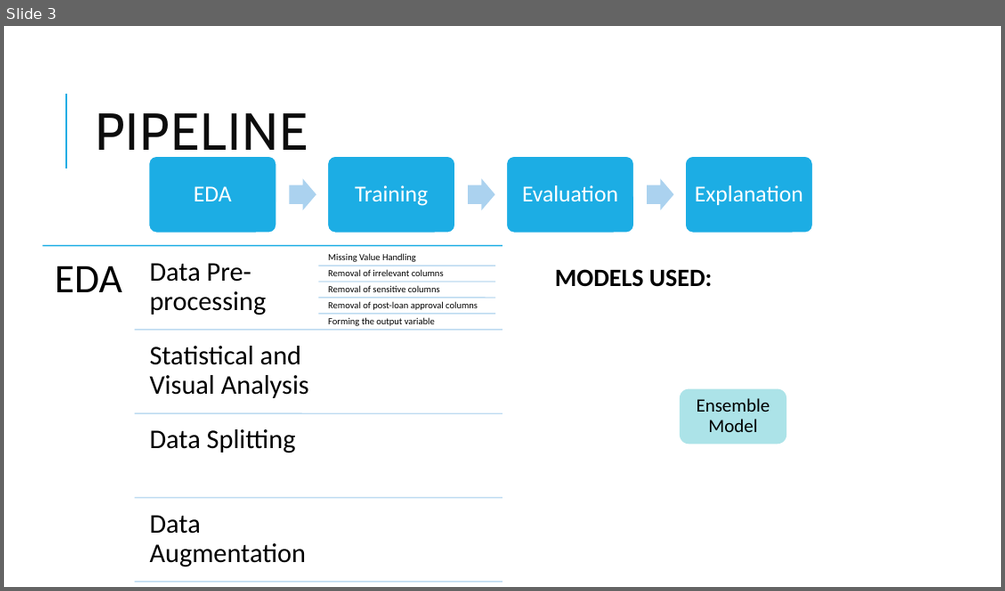
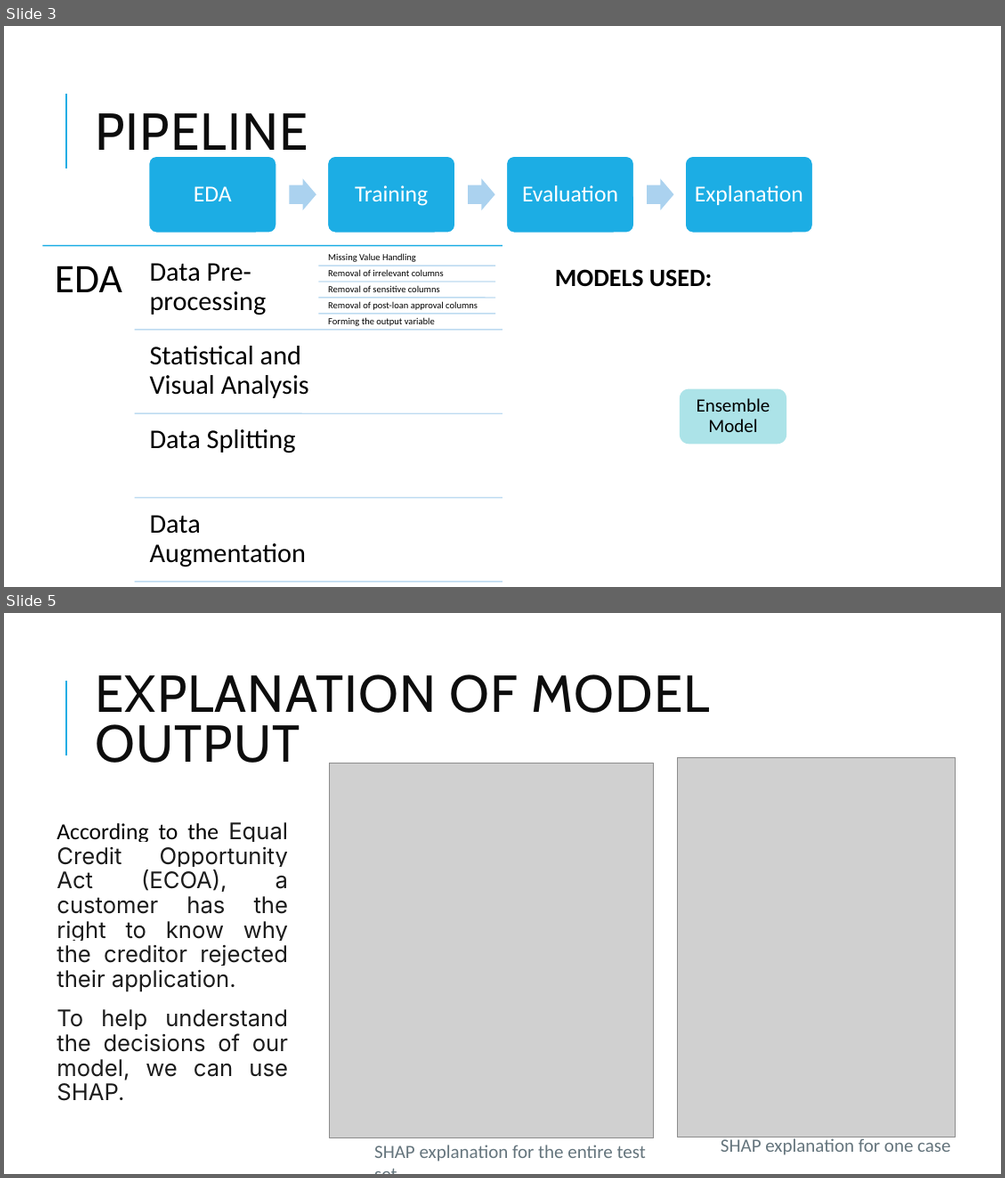
Before and after one commit to unnati026/JPMC-Case-Study, a slide deck: JPMC CCB Risk Modelling Case Study.pptx. Shown one above the other, each under a label of ours: slide 3 before the commit, slides 3 and 5 after it; the slides between them are not shown. The pictures are 1005x591 and 1005x1178 pixels, drawn with LibreOffice and Linux fonts; fonts in the diff are those of the drawing; grey boxes stand for pictures. Boxes give left, top, right and bottom in pixels: in the first picture for what was removed or moved away, otherwise in the second. Text is boxed around its words. In the diff, an @@ line names an element or a change of style, - is before the commit and + after.

```diff
--- a/JPMC CCB Risk Modelling Case Study.pptx
+++ b/JPMC CCB Risk Modelling Case Study.pptx
@@ slide 5 added at [4,613,1001,1174], background #FFFFFF; not listed: 1 template element that a slide beside it also shows @@
@@ title added at [95,674,710,763], 50 pt, text #0D0D0D @@
+EXPLANATION OF MODEL OUTPUT
@@ picture added at [330,763,654,1138] @@
@@ picture added at [678,757,956,1137] @@
@@ text added at [57,822,288,1101], 22 pt, text #1B1B1B @@
+According to the Equal Credit Opportunity Act (ECOA), a customer has the right to know why the creditor rejected their application.
+To help understand the decisions of our model, we can use SHAP.
@@ text added at [374,1144,646,1161], 18 pt, text #65757D @@
+SHAP explanation for the entire test set
@@ text added at [720,1136,950,1155], 18 pt, text #65757D @@
+SHAP explanation for one case
```
Also in this commit, not shown: 1 slide changed, 2 other slides added, 2 slides removed, 1 other file.
